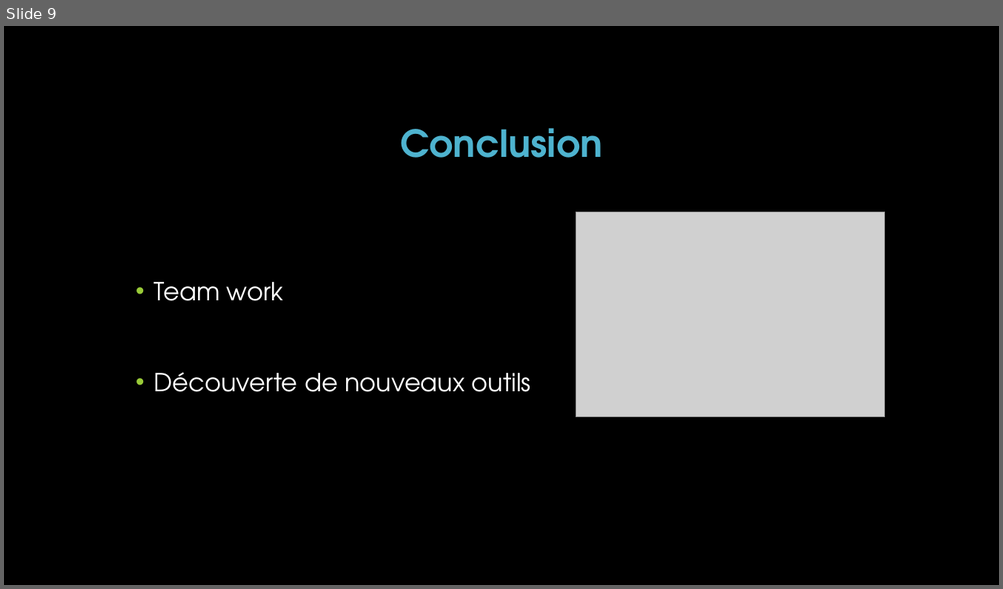
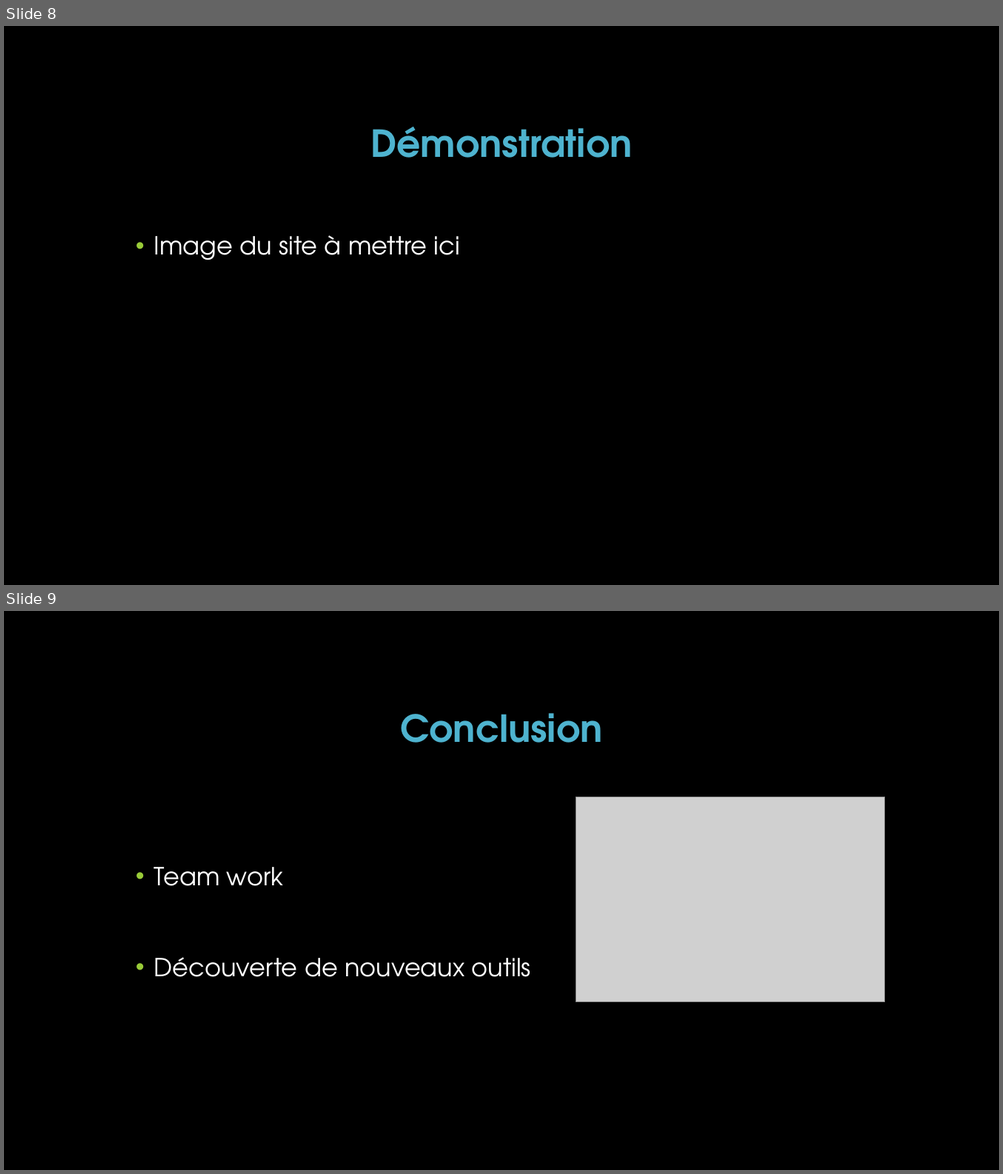
Before and after one commit to HugoPoi/mysourceproject, a slide deck: PowertPoint_Soutenance_Vendredi/MySourceProject_true_final.pptx. Shown one above the other, each under a label of ours: slide 9 before the commit, slides 8 and 9 after it. The pictures are 1003x589 and 1003x1174 pixels, drawn with LibreOffice and Linux fonts; fonts in the diff are those of the drawing; grey boxes stand for pictures; background and template pictures are left out. Boxes give left, top, right and bottom in pixels: in the first picture for what was removed or moved away, otherwise in the second. Text is boxed around its words. In the diff, an @@ line names an element or a change of style, - is before the commit and + after.

```diff
--- a/PowertPoint_Soutenance_Vendredi/MySourceProject_true_final.pptx
+++ b/PowertPoint_Soutenance_Vendredi/MySourceProject_true_final.pptx
@@ slide 8 added at (4,26,999,585), background picture (left out) @@
@@ title added at (370,127,632,158), 36 pt, text #4EB3CF, bold @@
+Démonstration
@@ text added at (154,235,460,261), 24 pt, text #FFFFFF @@
+• Image du site à mettre ici
```
Also in this commit, not shown: 5 slides changed, 2 other slides added, 3 slides removed, 2 other files.
